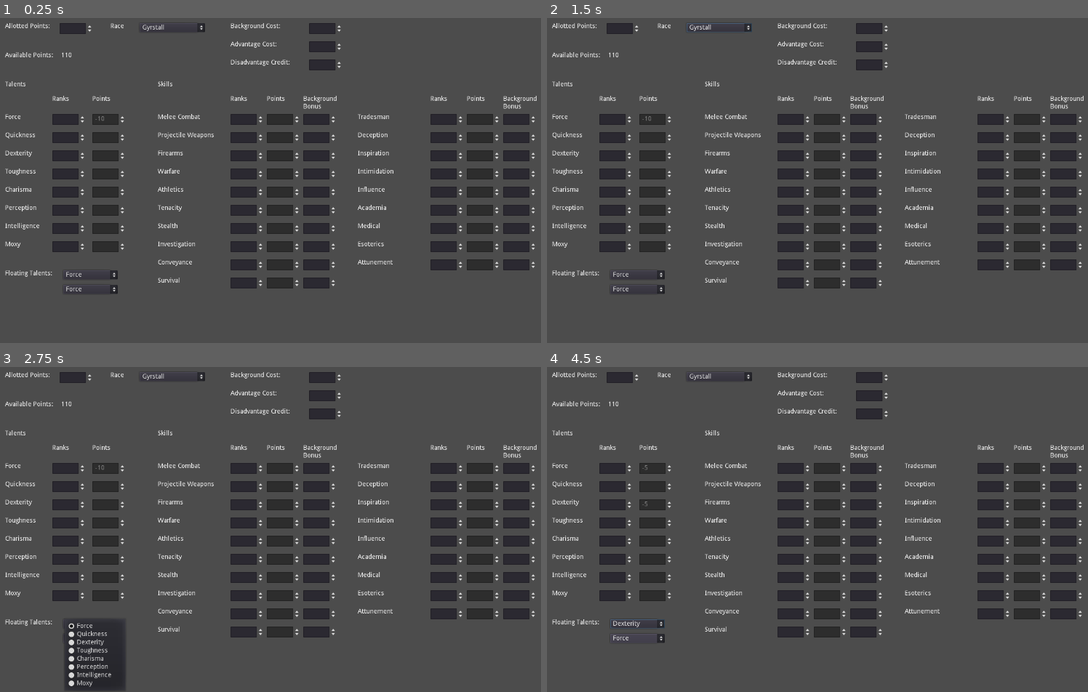
Above: before the commit, frames 1-4 (two rows, left to right).
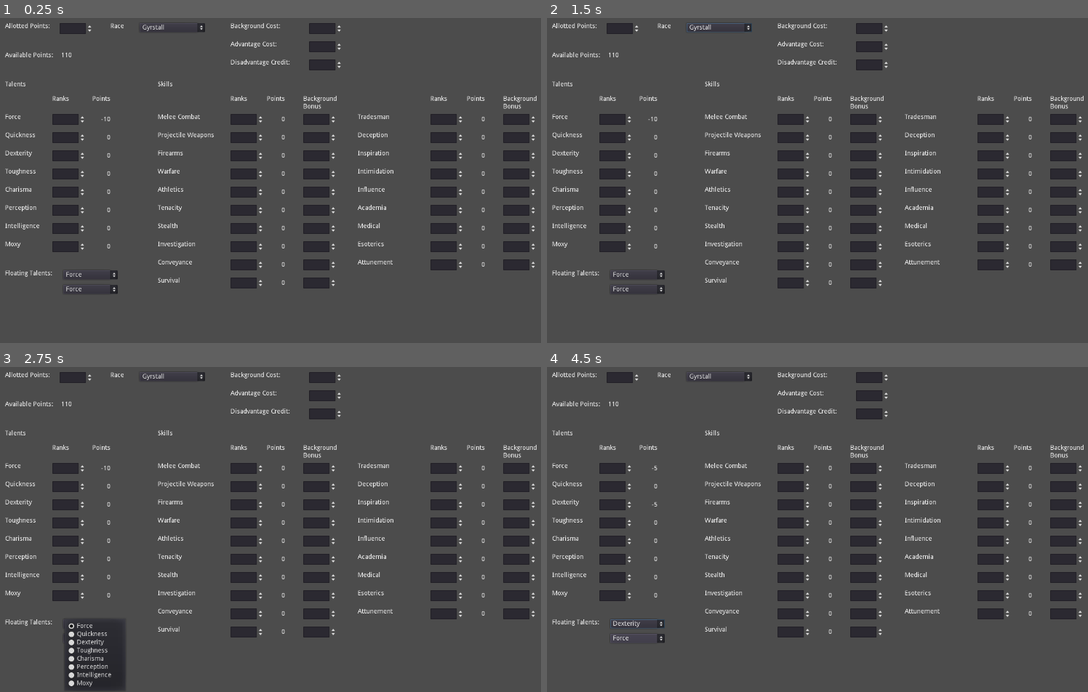
Above: after the commit, the same moments.

Repository: montinevra/black_sands_calc
Game: Godot game, scene res://Main.tscn
Two runs of this game, one before a commit and one after it. Both use one fixed random seed, a clock stepped at 60 frames per second and the inputs below.
Inputs:
- Up to frame 1 (0.25 s): no input
- Up to frame 2 (1.5 s): click "Gyrstall" at 0.5 s; click "Force" at 1.25 s
- Up to frame 3 (2.75 s): click "Force" at 2 s
- Up to frame 4 (4.5 s): click "Gyrstall" at 2.75 s; click "Force" at 3.5 s; click "Force" at 4.25 s

The runs differ from the first frame. In frame 1, 4.5% of the frame differs, in the area x 17-93%, y 29-84%; in frame 2, 4.5%; in frame 3, 4.5%; in frame 4, 4.5%.

Commit message:
change points column to labels

Diff:
--- a/attributes/Skill.gd
+++ b/attributes/Skill.gd
@@ -5,13 +5,10 @@
 onready var m_bonus = $BackgroundBonus
 
 
-func _on_Rank_value_changed(value):
-	m_points.value = value + pow(value, 2) - m_bonus.value
+func _on_points_changed(value):
+	var points = m_rank.value + pow(m_rank.value, 2) - m_bonus.value
 
-
-func _on_Points_value_changed(value):
-	._on_Points_value_changed(value)
-
-
-func _on_BackgroundBonus_value_changed(value):
-	m_points.value = m_rank.value + pow(m_rank.value, 2) - value
+	if points < 0:
+		points = 0
+	m_points.text = String(points)
+	._on_Points_value_changed(points)
--- a/attributes/Skill.tscn
+++ b/attributes/Skill.tscn
@@ -19,21 +19,22 @@
 margin_right = 105.861
 margin_bottom = 24.0
 max_value = 5.0
+align = 2
 __meta__ = {
 "_edit_lock_": true,
 "_edit_use_anchors_": false
 }
 
-[node name="Points" type="SpinBox" parent="."]
+[node name="Points" type="Label" parent="."]
 anchor_left = 1.0
 anchor_right = 1.0
 margin_left = 112.0
-margin_right = 186.0
+margin_right = 152.0
 margin_bottom = 24.0
-max_value = 30.0
-editable = false
+text = "0"
+align = 2
+valign = 1
 __meta__ = {
-"_edit_lock_": true,
 "_edit_use_anchors_": false
 }
 
@@ -43,9 +44,9 @@
 margin_left = 192.0
 margin_right = 266.0
 margin_bottom = 24.0
+align = 2
 __meta__ = {
 "_edit_use_anchors_": false
 }
-[connection signal="value_changed" from="Rank" to="." method="_on_Rank_value_changed"]
-[connection signal="value_changed" from="Points" to="." method="_on_Points_value_changed"]
-[connection signal="value_changed" from="BackgroundBonus" to="." method="_on_BackgroundBonus_value_changed"]
+[connection signal="value_changed" from="Rank" to="." method="_on_points_changed"]
+[connection signal="value_changed" from="BackgroundBonus" to="." method="_on_points_changed"]
--- a/attributes/Talent.gd
+++ b/attributes/Talent.gd
@@ -15,11 +15,14 @@
 
 func _on_Rank_value_changed(value):
 	var baseline = value - m_natural
+	var points
 
 	if baseline < 0:
-		m_points.value = baseline * 5
+		points = baseline * 5
 	else:
-		m_points.value = _get_rank_cost(value)
+		points = _get_rank_cost(value)
+	m_points.text = String(points)
+	_on_Points_value_changed(points)
 
 
 func _on_Points_value_changed(value):
--- a/attributes/Talent.tscn
+++ b/attributes/Talent.tscn
@@ -21,23 +21,22 @@
 min_value = 2.0
 max_value = 10.0
 value = 5.0
+align = 2
 __meta__ = {
 "_edit_lock_": true,
 "_edit_use_anchors_": false
 }
 
-[node name="Points" type="SpinBox" parent="."]
+[node name="Points" type="Label" parent="."]
 anchor_left = 1.0
 anchor_right = 1.0
 margin_left = 112.0
-margin_right = 186.0
+margin_right = 152.0
 margin_bottom = 24.0
-min_value = -15.0
-max_value = 200.0
-editable = false
+text = "0"
+align = 2
+valign = 1
 __meta__ = {
-"_edit_lock_": true,
 "_edit_use_anchors_": false
 }
 [connection signal="value_changed" from="Rank" to="." method="_on_Rank_value_changed"]
-[connection signal="value_changed" from="Points" to="." method="_on_Points_value_changed"]
